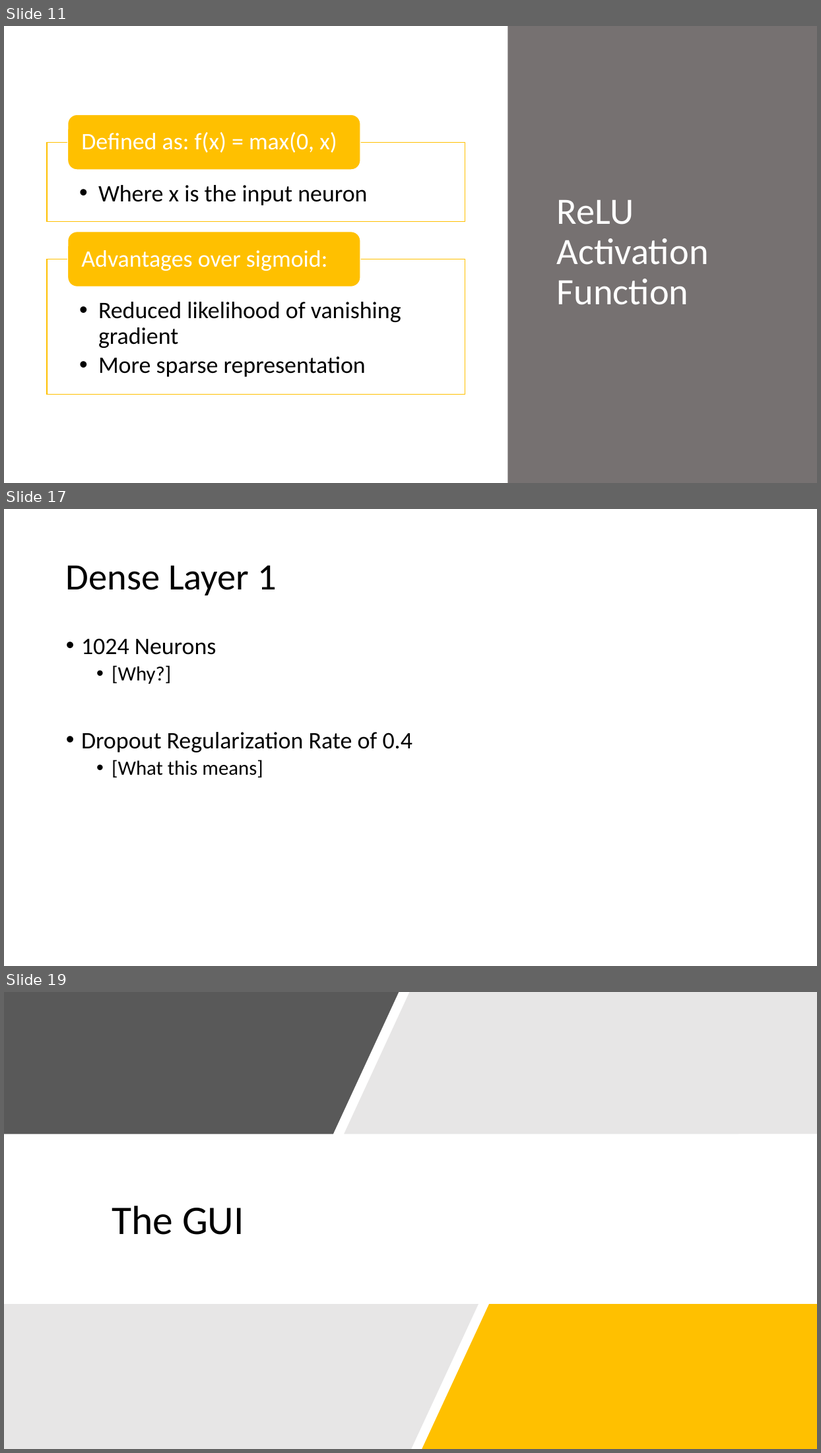
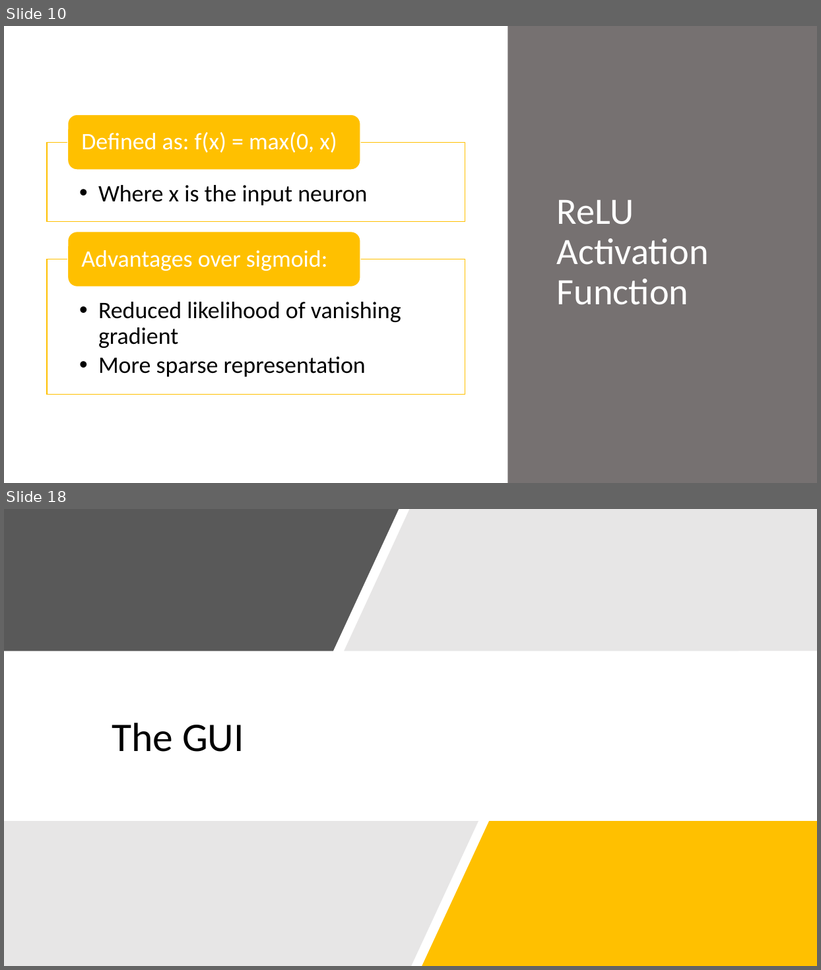
Before and after one commit to ChrisKalahiki/CNN-for-BelgiumTS-and-MNIST, a slide deck: RIPMazeRunner.pptx. Shown one above the other, each under a label of ours: slides 11, 17 and 19 before the commit, slides 10 and 18 after it; the slides between them are not shown. The pictures are 821x1453 and 821x970 pixels, drawn with LibreOffice and Linux fonts; fonts in the diff are those of the drawing. Boxes give left, top, right and bottom in pixels: in the first picture for what was removed or moved away, otherwise in the second. Text is boxed around its words. In the diff, an @@ line names an element or a change of style, - is before the commit and + after.

```diff
--- a/RIPMazeRunner.pptx
+++ b/RIPMazeRunner.pptx
@@ slide 17 removed at bbox=[4, 509, 817, 966], background #FFFFFF @@
@@ title removed at bbox=[66, 565, 277, 595] @@
-Dense Layer 1
@@ text removed at bbox=[81, 638, 413, 778] @@
-• 1024 Neurons
-  • [Why?]
-• Dropout Regularization Rate of 0.4
-  • [What this means]
@@ what was slide 11 is now slide 10 @@
@@ what was slide 19 is now slide 18 @@
```
Also in this commit, not shown: 10 slides changed, 2 slides added, 2 other slides removed.
